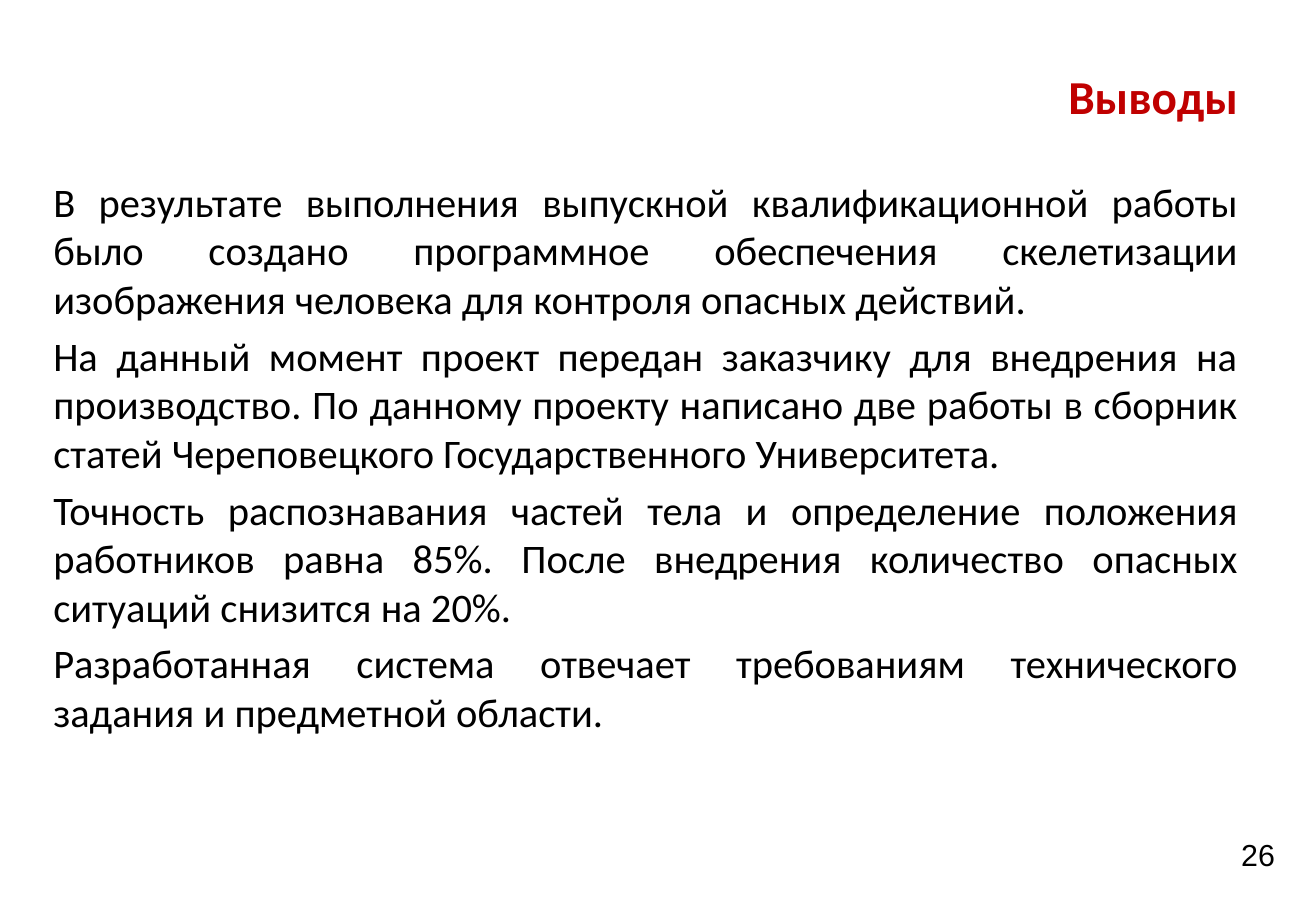
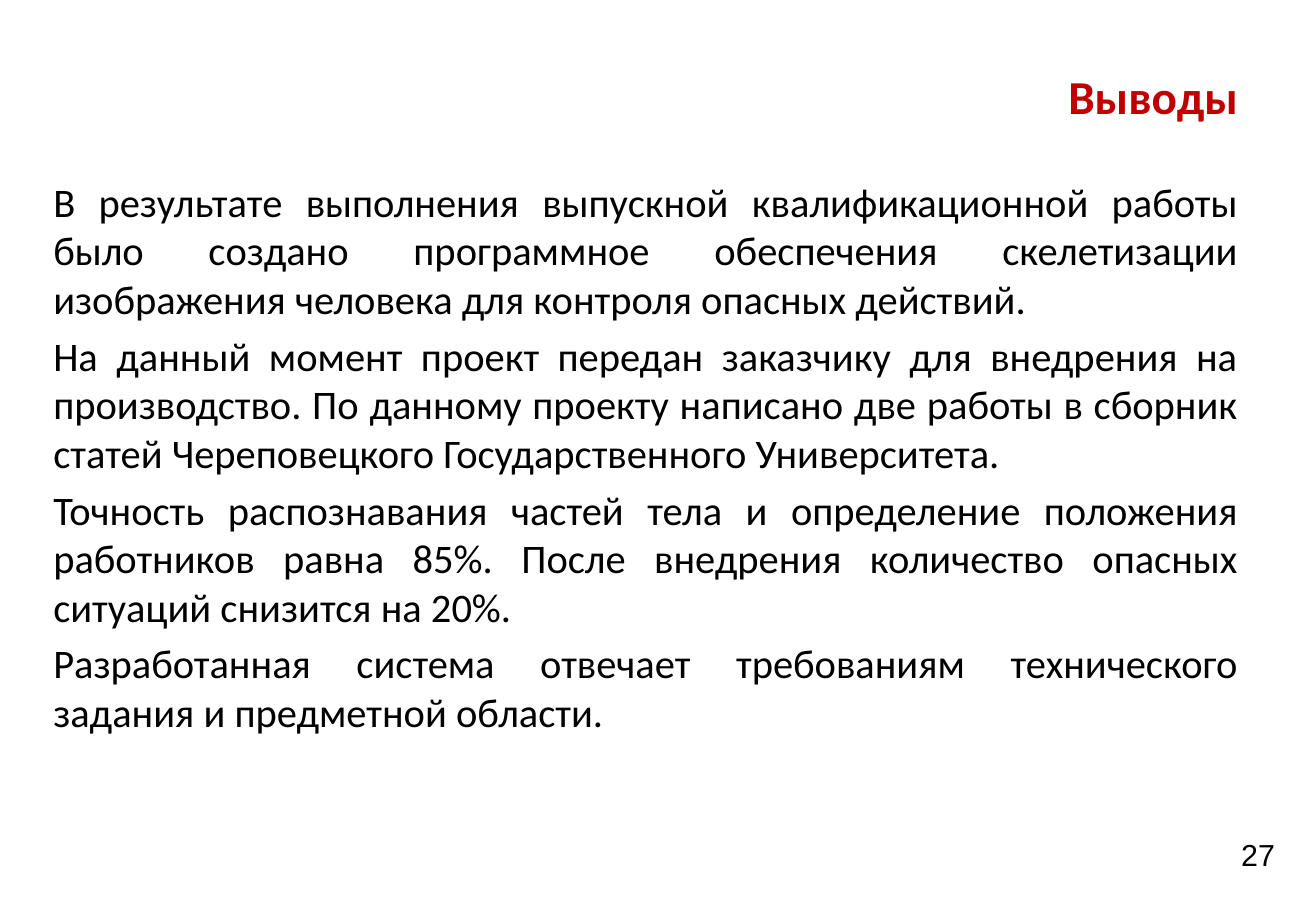
Before and after one commit to GoldGreen/Skeletonization, a slide deck: slide 28 of Engineering/Презентацияя.pptx (slide 27 before the commit). Drawn at 1316x911 pixels with LibreOffice and Linux fonts; fonts in the diff are those of the drawing; background and template pictures are left out. Boxes give left, top, right and bottom in pixels: in the first picture for what was removed or moved away, otherwise in the second. Text is boxed around its words. In the diff, an @@ line names an element or a change of style, - is before the commit and + after.

```diff
--- a/Engineering/Презентацияя.pptx
+++ b/Engineering/Презентацияя.pptx
@@ text at [1241,844,1275,866]: text changed @@
-26
+27
```
Also in this commit, not shown: 20 other slides changed, 3 slides added, 1 slide removed, 13 other files.
